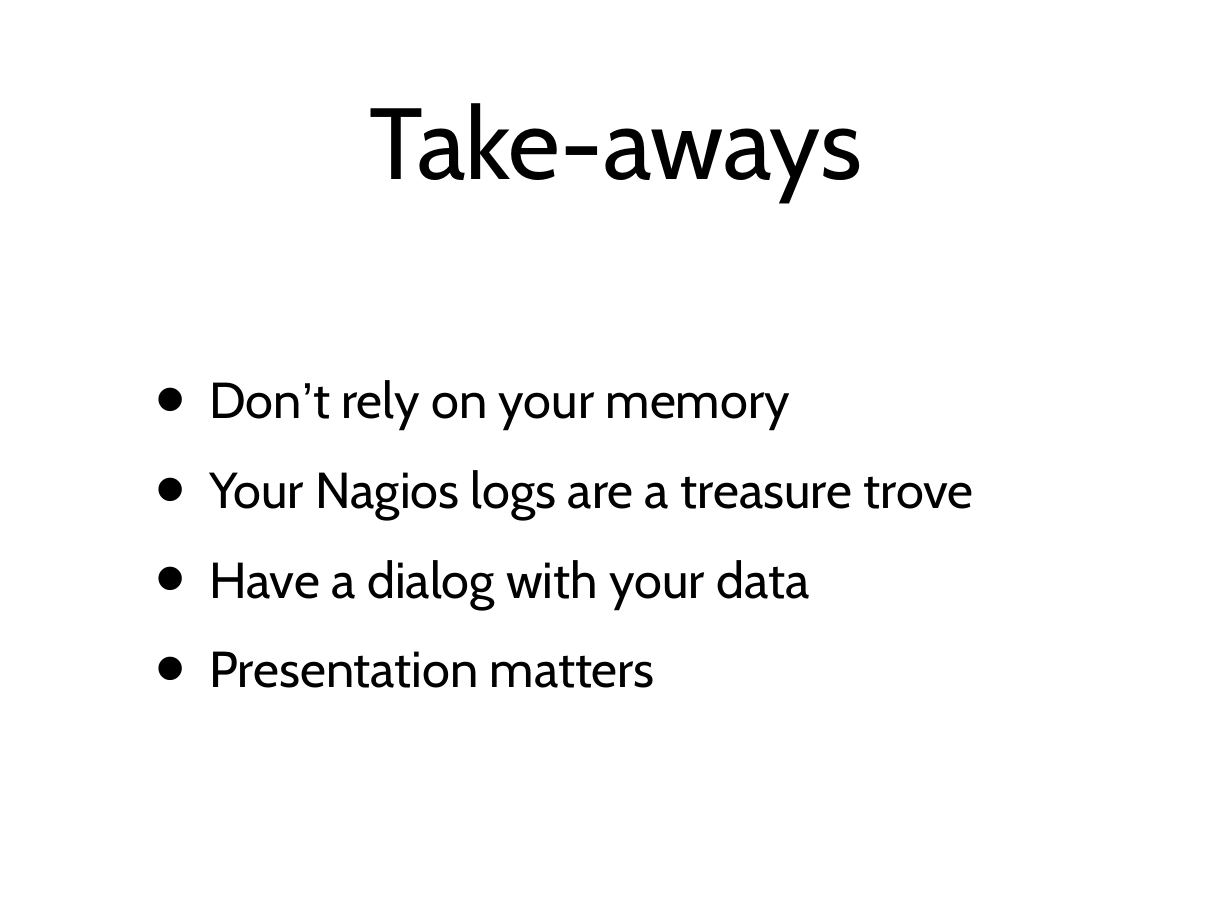
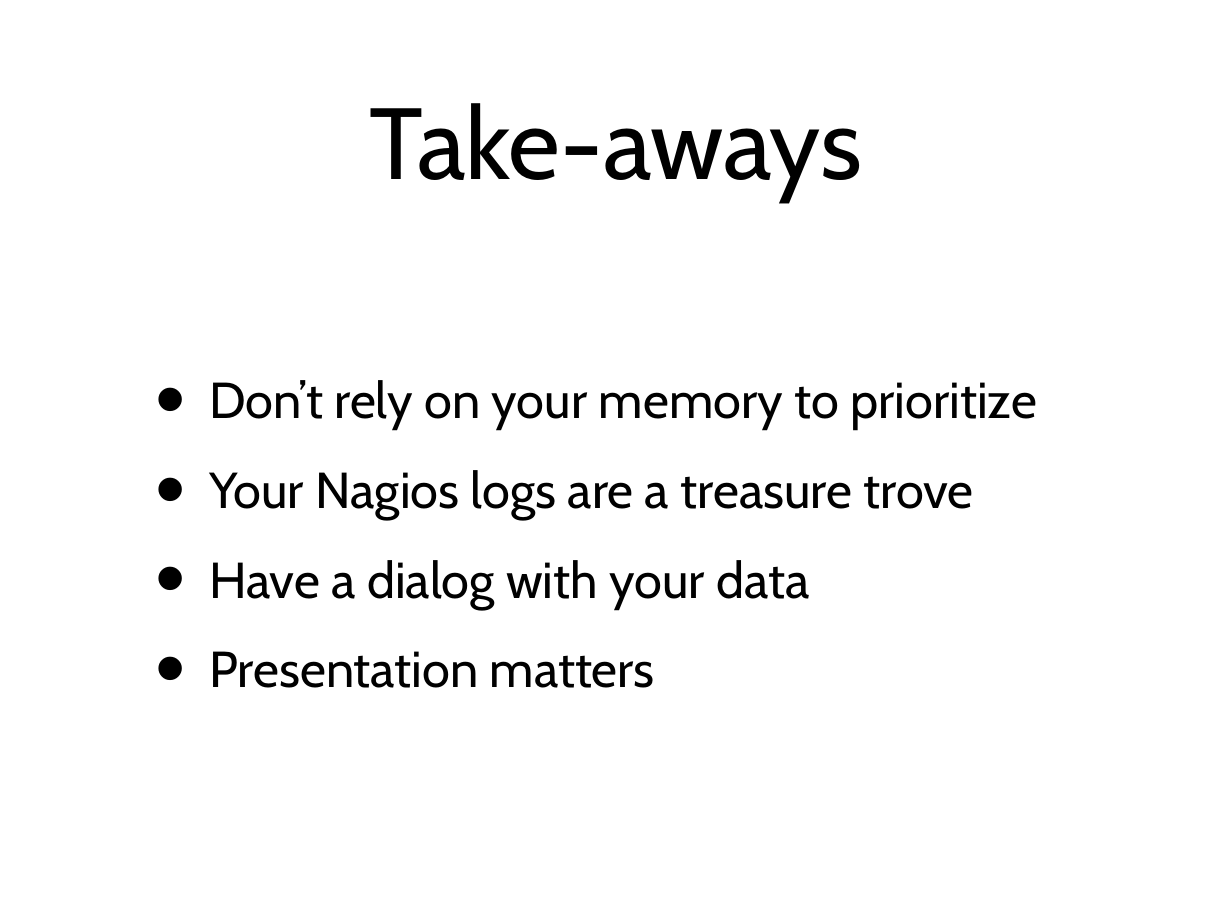
Before and after one commit to alq666/nagiosworld-2012, a slide deck: slide 54 of Deep Dive into Nagios Analytics.ppt (slide 49 before the commit). Drawn at 1232x924 pixels with LibreOffice and Linux fonts; fonts in the diff are those of the drawing; background and template pictures are left out. Boxes give left, top, right and bottom in pixels: in the first picture for what was removed or moved away, otherwise in the second. Text is boxed around its words. In the diff, an @@ line names an element or a change of style, - is before the commit and + after.

```diff
--- a/Deep Dive into Nagios Analytics.ppt
+++ b/Deep Dive into Nagios Analytics.ppt
@@ text at box(209, 380, 1037, 429): text changed @@
-• Don’t rely on your memory
+• Don’t rely on your memory to prioritize
```
Also in this commit, not shown: 7 other slides changed, 6 slides added, 2 other files.
